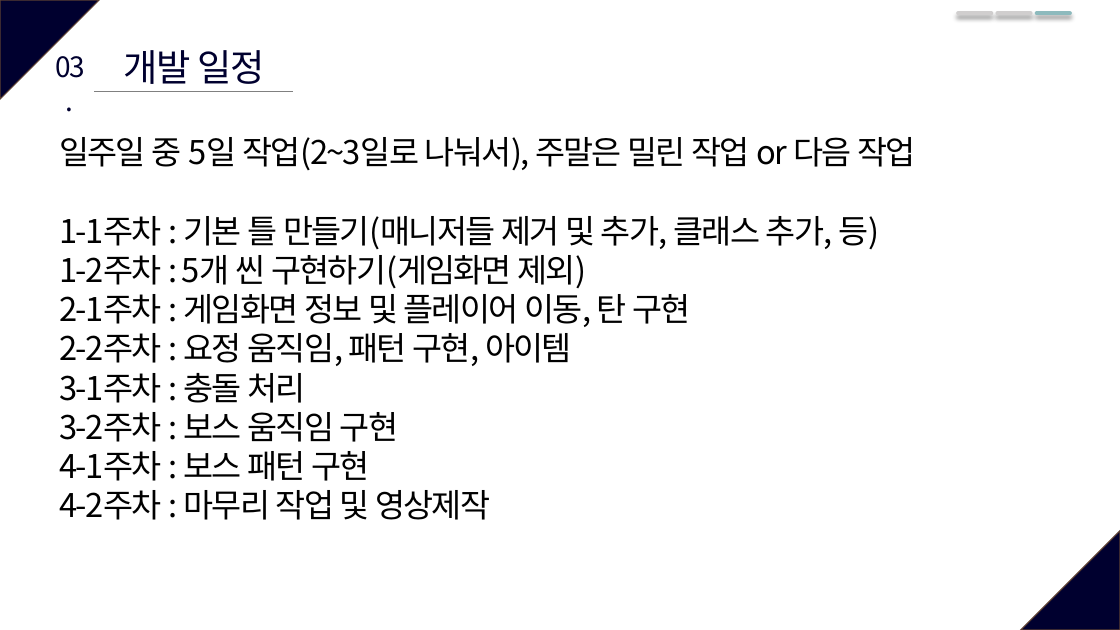
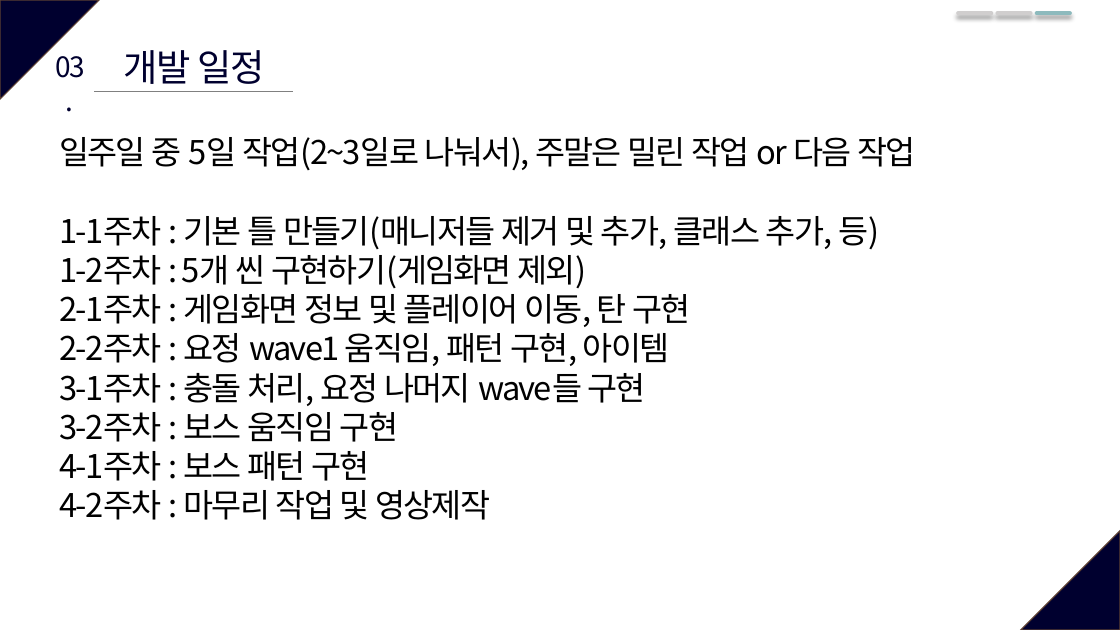
Before and after one commit to HeangJa/SGA1MonthProject, a slide deck: slide 17 of 기획서/SGA1달프로젝트기획서(김형종).pptx. Drawn at 1120x630 pixels with LibreOffice and Linux fonts; fonts in the diff are those of the drawing. Boxes give left, top, right and bottom in pixels: in the first picture for what was removed or moved away, otherwise in the second. Text is boxed around its words. In the diff, an @@ line names an element or a change of style, - is before the commit and + after.

```diff
--- a/기획서/SGA1달프로젝트기획서(김형종).pptx
+++ b/기획서/SGA1달프로젝트기획서(김형종).pptx
@@ text at <box>59,333,670,406</box>: text changed @@
-2-2주차 : 요정 움직임, 패턴 구현, 아이템
-3-1주차 : 충돌 처리
+2-2주차 : 요정 wave1 움직임, 패턴 구현, 아이템
+3-1주차 : 충돌 처리, 요정 나머지 wave들 구현
```
Also in this commit, not shown: 1 other slide changed, 11 other files.
